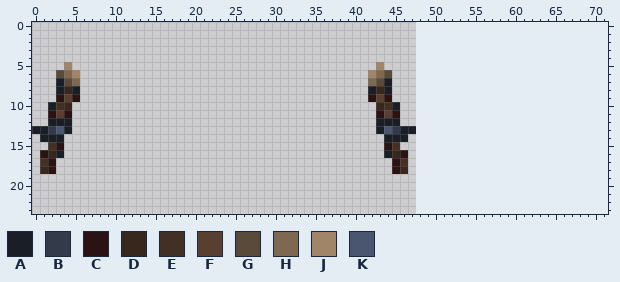
Pixel-art file: Sprites/Map/Objects/!Light/Wall Torch/torch.aseprite. The picture above is the old version.
48x24 pixels, 1 frame. The old version is drawn lined up with the new one, on the new canvas.
Palette (. is transparent): A #191e27  B #333a49  C #2b1313  D #38271d  E #433025  F #583f30  G #5a4a3a  H #7e6851  J #a18568  K #4a556f
Pixels before, first column x 0:
 5 ....J......................................J....
 6 ...GHJ....................................JHG...
 7 ...AGH....................................HGA...
 8 ...ADA....................................ADA...
 9 ...CFC....................................CFC...
10 ..AED......................................DEA..
11 ..CFC......................................CFC..
12 ..AAA......................................AAA..
13 AABKA......................................AKBAA
14 .AAA........................................AAA.
15 ..EC........................................CE..
16 .CDA........................................ADC.
17 .EC..........................................CE.
18 .DC..........................................CD.
New version:
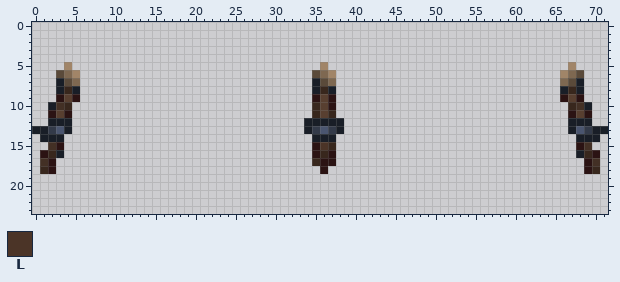
Colours new in this view: L #4b3427
The exact change:
canvas 48x24 -> 72x24
Colour A is added in row 7 at x 35 and 68; in row 8 at x 35, 37, 66 and 68; in row 10 at x 69; in row 12 at x 34 to 38 and 67 to 69; in row 13 at x 34, 38, 67 and 70 to 71; in row 14 at x 35 to 37 and 68 to 70.
Colour A is added in row 16 at x 68.
Colour B is added in row 13 at x 35, 37 and 69.
Colour C is added in row 9 at x 35, 37, 66 and 68; in row 10 at x 37; in row 11 at x 67 and 69; in row 15 at x 35 and 68; in row 16 at x 35, 37 and 70; in row 17 at x 36 to 37 and 69.
Colour C is added in row 18 at x 36 and 69.
Colour D is added in row 8 at x 36 and 67; in row 10 at x 35 and 67; in row 11 at x 35 and 37; in row 15 at x 37; in row 16 at x 36 and 69; in row 17 at x 35.
Colour D is added in row 18 at x 70.
Colour E is added in row 10 at x 68; in row 15 at x 69; in row 17 at x 70.
Colour F is added in row 9 at x 36 and 67; in row 10 at x 36; in row 11 at x 36 and 68.
Colour G is added in row 6 at x 35 and 68; in row 7 at x 36 and 67.
Colour H is added in row 6 at x 36 and 67; in row 7 at x 37 and 66.
Colour J is added in row 5 at x 36 and 67; in row 6 at x 37 and 66.
Colour K is added in row 13 at x 36 and 68.
Colour L is added in row 15 at x 36.
The edit erases colour A in row 7 at x 44; in row 8 at x 42 and 44; in row 10 at x 45; in row 12 at x 43 to 45; in row 13 at x 43 and 46 to 47; in row 14 at x 44 to 46.
The edit erases colour A in row 16 at x 44.
The edit erases colour B in row 13 at x 45.
The edit erases colour C in row 9 at x 42 and 44; in row 11 at x 43 and 45; in row 15 at x 44; in row 16 at x 46; in rows 17 to 18 at x 45.
The edit erases colour D in row 8 at x 43; in row 10 at x 43; in row 16 at x 45; in row 18 at x 46.
The edit erases colour E in row 10 at x 44; in row 15 at x 45; in row 17 at x 46.
The edit erases colour F in row 9 at x 43; in row 11 at x 44.
The edit erases colour G in row 6 at x 44; in row 7 at x 43.
The edit erases colour H in row 6 at x 43; in row 7 at x 42.
The edit erases colour J in row 5 at x 43; in row 6 at x 42.
The edit erases colour K in row 13 at x 44.
Boxes around the changes in both pictures, in picture pixels (x1, y1, x2, y2):
added: (304, 62, 344, 174)
erased: (368, 62, 416, 174)
added: (560, 62, 608, 174)
